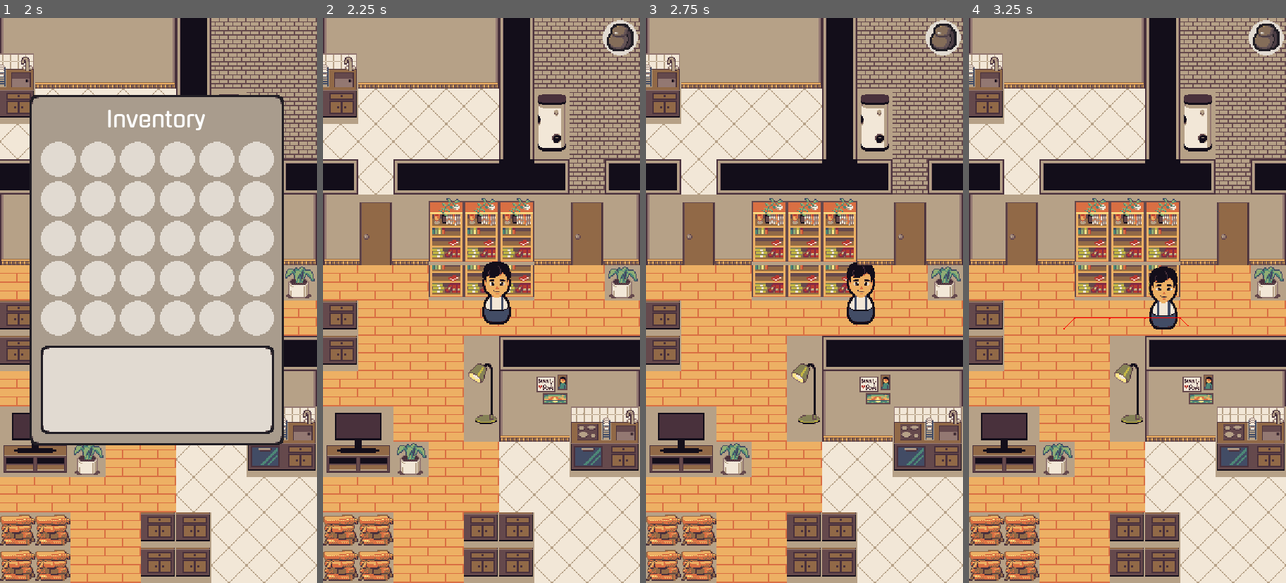
Above: before the commit, frames 1-4 (left to right).
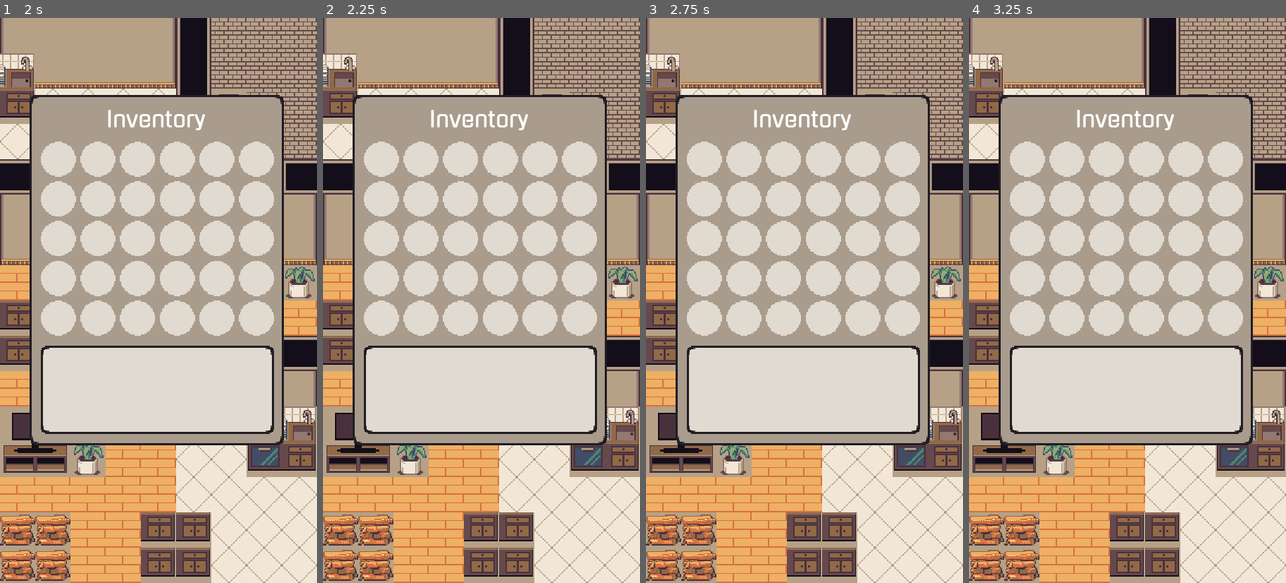
Above: after the commit, the same moments.

Repository: Spexify/emergenCity
Game: Godot game, scene res://preparePhase/home_menu.tscn
Same seed, same stepped clock (60 frames per second), same inputs: the game is played once before the commit and once after it.
Inputs (mouse positions are in pixels of both pictures, inside the frame that each line leads up to):
- Up to frame 1 (2 s): click "Start New Round" at 0.5 s; click (297, 40) at 1.25 s
- Up to frame 2 (2.25 s): tap Enter at 2 s; move the mouse to (551, 272) at 2.02 s; hold D (right) from 2.03 s (still down); click (551, 272) at 2.17 s
- Up to frame 3 (2.75 s): keep holding D (right)
- Up to frame 4 (3.25 s): move the mouse to (1064, 328) at 2.77 s; release D (right) at 2.78 s; hold S (down) from 2.78 s (still down); click (1064, 328) at 2.92 s

Frame 1 is identical in both runs. In frame 2, 44% of the frame differs, in the area x 9-100%, y 0-76%; in frame 3, 44%; in frame 4, 44%.

Commit message:
Inventory GUI improvements
The game now pauses while the inventory is opened (testable: open inventory while the character is navigating to a target).
Also moved most Inventory related code from crisis_phase.gd to inventory.gd.

Diff:
--- a/godot/items/inventory.gd
+++ b/godot/items/inventory.gd
@@ -1,4 +1,7 @@
 extends Control
+
+signal opened
+signal closed
 
 #const SLOT_CNT : int = 30
 var m_slotScene : PackedScene = preload("res://items/inventory_slot.tscn")
@@ -23,3 +26,25 @@
 # Called every frame. 'delta' is the elapsed time since the previous frame.
 func _process(_delta):
 	pass
+
+func _unhandled_input(event):
+	if ((event is InputEventMouseButton && event.pressed == true)
+	or (event is InputEventScreenTouch)):
+		print("unhandled input")
+		toggle()
+		#get_viewport().set_input_as_handled()
+
+func toggle() -> void:
+	if visible == false:
+		open()
+	else:
+		close()
+
+
+func open():
+	visible = true
+	opened.emit()
+
+func close():
+	visible = false
+	closed.emit()
--- a/godot/items/inventory.tscn
+++ b/godot/items/inventory.tscn
@@ -6,6 +6,7 @@
 [ext_resource type="Texture2D" uid="uid://bhbkdpt6i46vw" path="res://res/gui/menu_box_white.png" id="4_vq42c"]
 
 [node name="Inventory" type="Control"]
+process_mode = 3
 z_index = 5
 layout_mode = 3
 anchors_preset = 8
--- a/godot/levels/crisis_phase.gd
+++ b/godot/levels/crisis_phase.gd
@@ -1,12 +1,7 @@
 extends Node2D
 
-enum INPUT_MODE{
-  default,
-  inventory
-}
+var inventoryScene : PackedScene = preload("res://items/inventory.tscn")
 
-var inventoryScene : PackedScene = preload("res://items/inventory.tscn")
-var inputMode : INPUT_MODE = INPUT_MODE.default
 
 # Called when the node enters the scene tree for the first time.
 func _ready():
@@ -19,31 +14,19 @@
 
 
 func _on_btn_backpack_pressed():
-	toggle_inventory()
+	var inventoryGUINode = get_node("GUI/Inventory")
+	inventoryGUINode.open()
 
 
-func _input(event):
-	if ((event is InputEventMouseButton && event.pressed == true)
-	or (event is InputEventScreenTouch)):
-		if inputMode == INPUT_MODE.inventory:
-			toggle_inventory()
-			get_viewport().set_input_as_handled()
+func _on_inventory_closed():
+	get_tree().paused = false
+	$GUI.hide()
+	$BtnBackpack.show()
+	pass # Replace with function body.
 
 
-func toggle_inventory() -> void:
-	var GUINode = get_node("GUI")
-	var inventoryGUINode = get_node("GUI/Inventory")
-	var btnBackpackNode = get_node("BtnBackpack")
-
-	if inputMode == INPUT_MODE.inventory: #hide
-		get_node("BtnBackpack").hide()
-		btnBackpackNode.show()
-		GUINode.hide()
-		inventoryGUINode.hide()
-		inputMode = INPUT_MODE.default
-
-	else: #show
-		btnBackpackNode.hide()
-		GUINode.show()
-		inventoryGUINode.show()
-		inputMode = INPUT_MODE.inventory
+func _on_inventory_opened():
+	get_tree().paused = true
+	$GUI.show()
+	$BtnBackpack.hide()
+	pass # Replace with function body.
--- a/godot/levels/crisis_phase.tscn
+++ b/godot/levels/crisis_phase.tscn
@@ -734,7 +734,6 @@
 texture_normal = ExtResource("1_07xlw")
 
 [node name="GUI" type="CenterContainer" parent="."]
-visible = false
 custom_minimum_size = Vector2(284, 512)
 anchors_preset = 15
 anchor_right = 1.0
@@ -750,3 +749,5 @@
 layout_mode = 2
 
 [connection signal="pressed" from="BtnBackpack" to="." method="_on_btn_backpack_pressed"]
+[connection signal="closed" from="GUI/Inventory" to="." method="_on_inventory_closed"]
+[connection signal="opened" from="GUI/Inventory" to="." method="_on_inventory_opened"]
Not shown, changed: bin/emergenCITY.apk
Not shown, changed: bin/emergenCITY.apk.idsig
